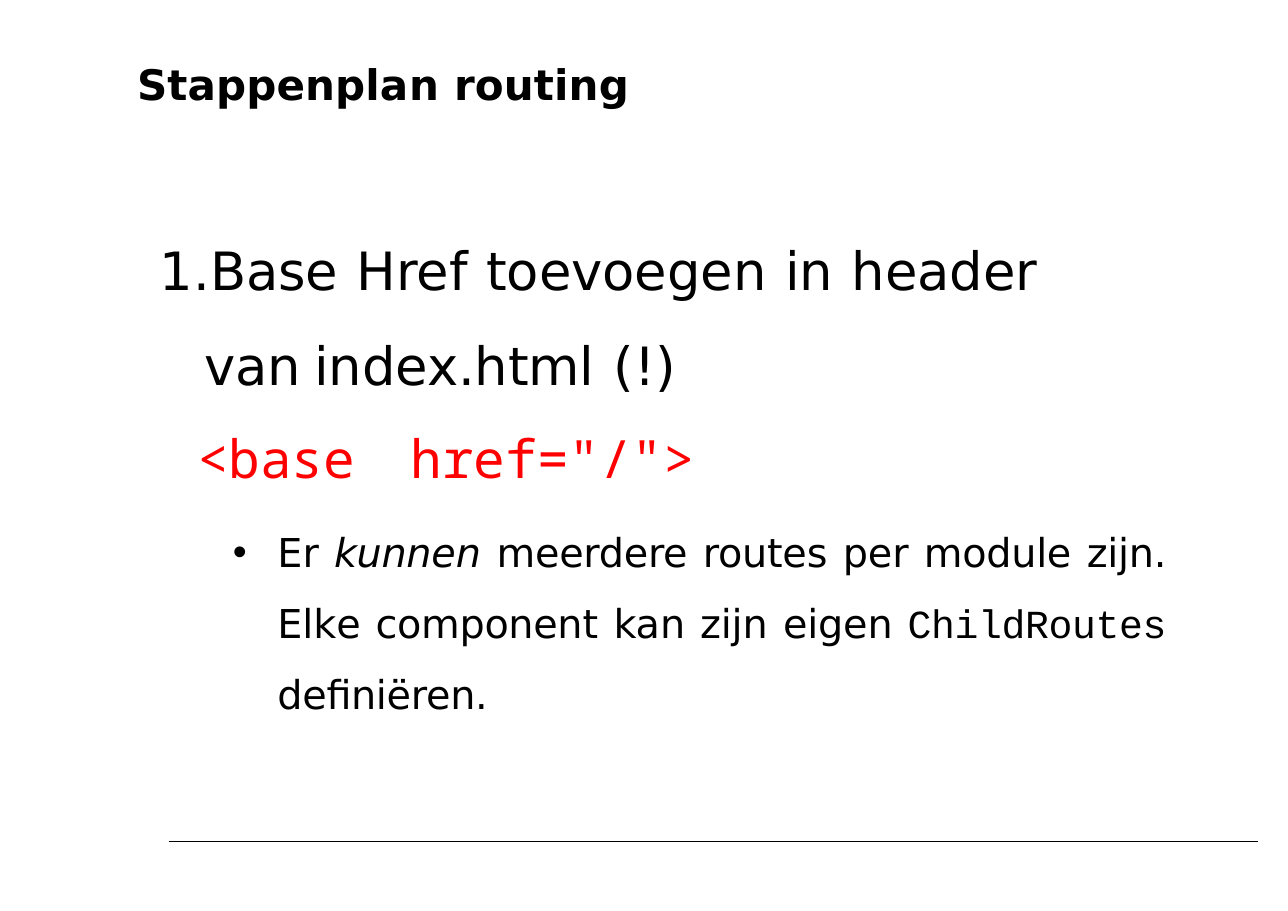
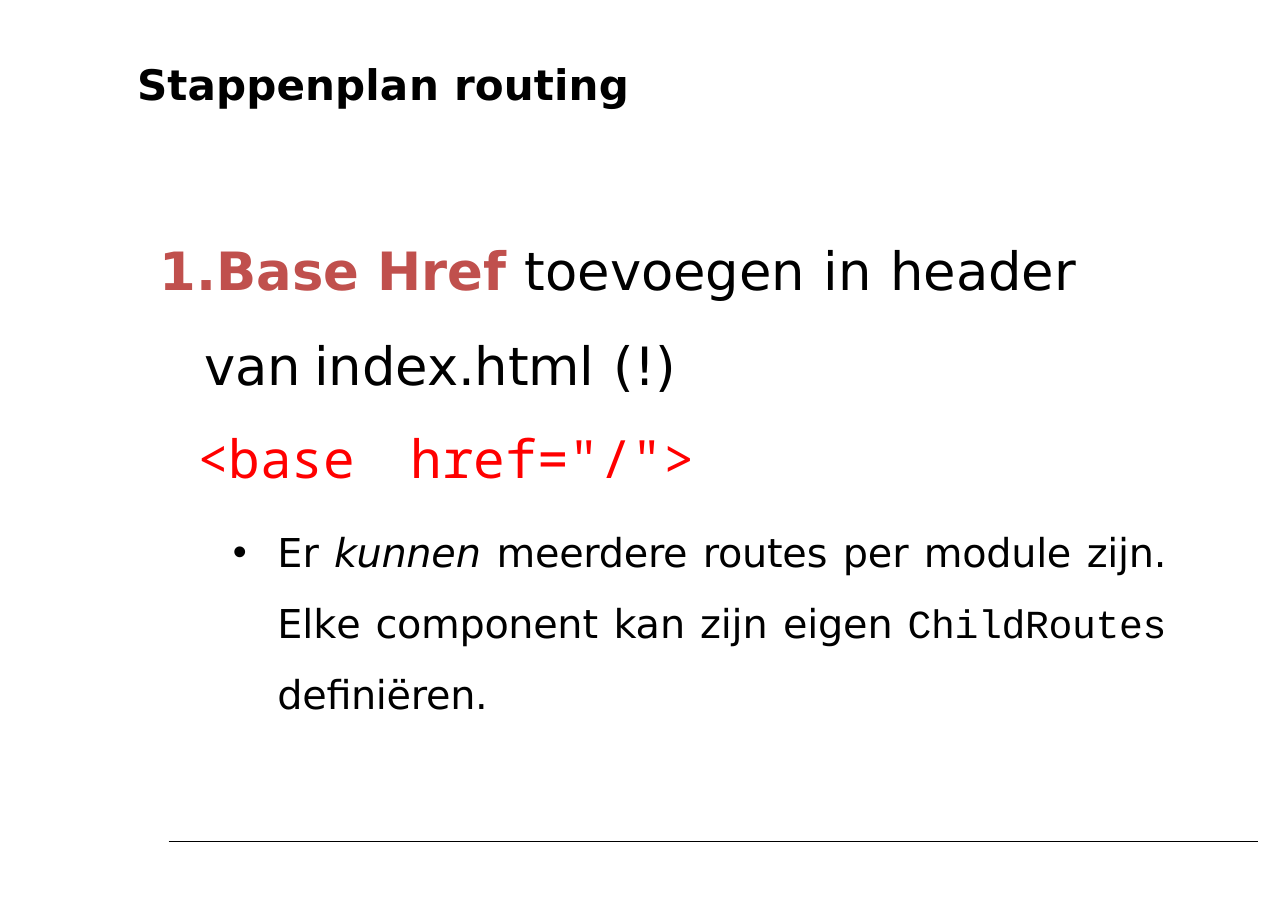
Before and after one commit to petereijgermans11/workshop-angular7, a slide deck: slide 4 of PPT/05- Angular Routing.pptx. Drawn at 1288x911 pixels with LibreOffice and Linux fonts; fonts in the diff are those of the drawing. Boxes give left, top, right and bottom in pixels: in the first picture for what was removed or moved away, otherwise in the second. Text is boxed around its words. In the diff, an @@ line names an element or a change of style, - is before the commit and + after.

Commit message:
routing PPT changed

```diff
--- a/PPT/05- Angular Routing.pptx
+++ b/PPT/05- Angular Routing.pptx
@@ text at bbox=[160, 250, 1076, 386]: text colour #000000 to #C0504D, bold on in "Base Href" @@
```
Also in this commit, not shown: 8 other slides changed, 5 other files.
